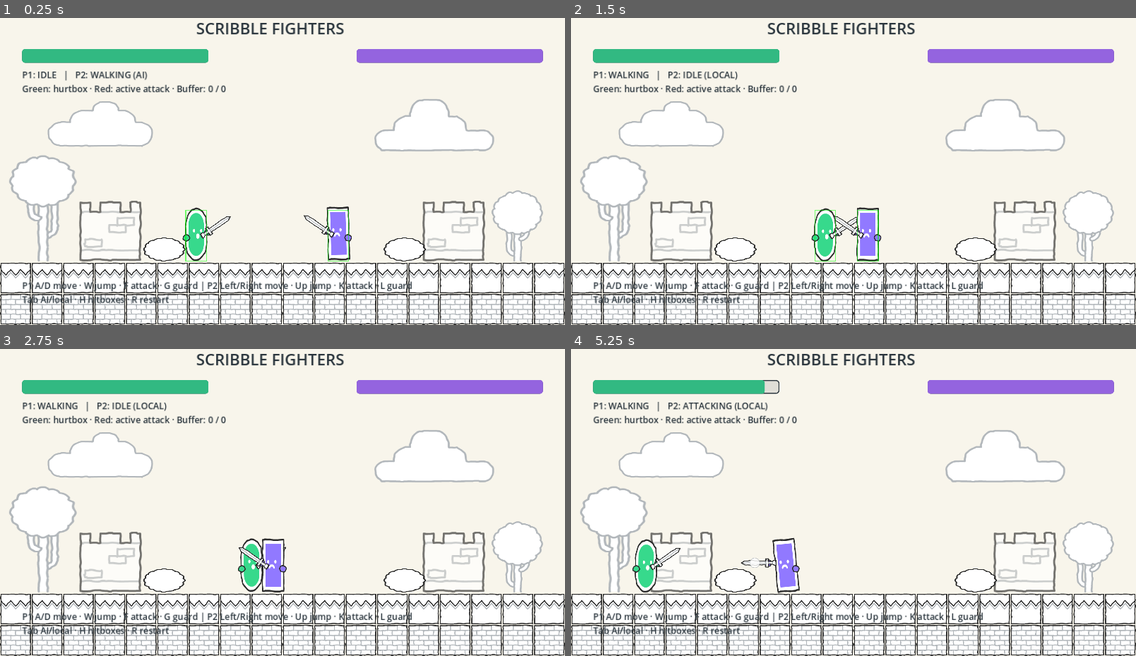
Above: before the commit, frames 1-4 (two rows, left to right).
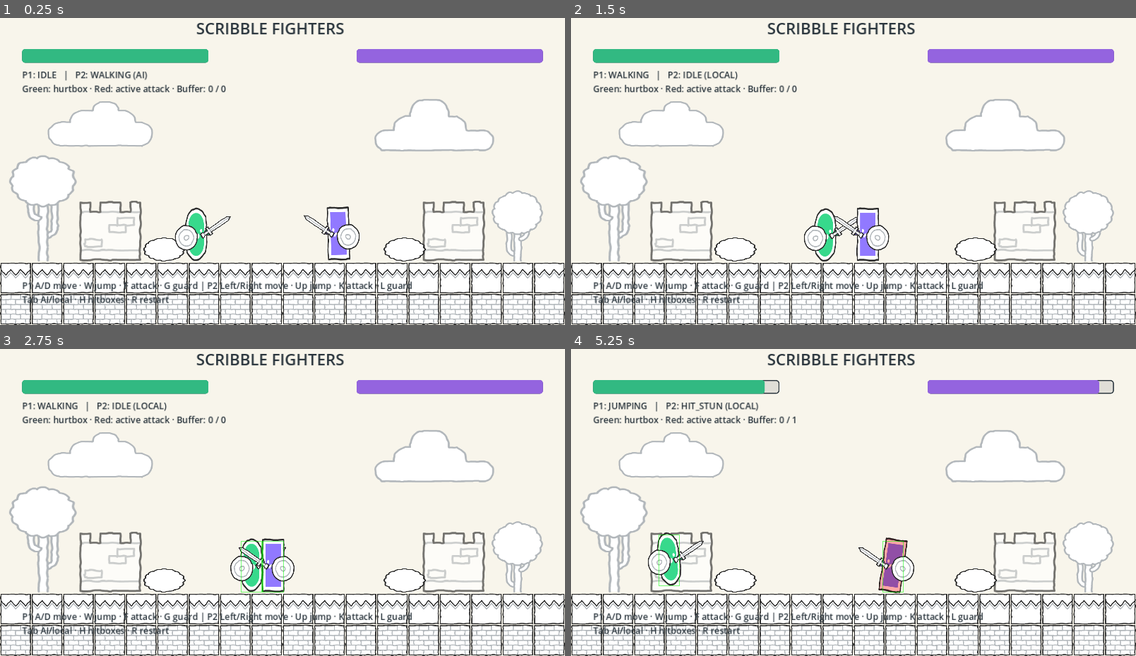
Above: after the commit, the same moments.

Repository: fiveft55/BIX322-FigntinGame
Game: Godot game, scene res://scenes/arena.tscn
The game is run twice, just before and just after one commit, with the same random seed, the same clock (stepped at 60 frames per second) and the same inputs.
Inputs:
- Up to frame 1 (0.25 s): no input
- Up to frame 2 (1.5 s): hold D (p1_right) 0.53-1.28 s; tap Tab (ai) at 0.6 s; tap W (p1_jump) at 0.77 s; tap H (boxes) at 0.8, 1.35 s; hold A (p1_left) from 1.28 s (still down)
- Up to frame 3 (2.75 s): tap W (p1_jump) at 1.52 s; tap Tab (ai) at 1.55, 2.1 s; release A (p1_left) at 2.03 s; hold D (p1_right) from 2.03 s (still down); tap H (boxes) at 2.3 s
- Up to frame 4 (5.25 s): tap H (boxes) at 2.85, 3.8 s; tap W (p1_jump) at 3.02, 3.77, 4.52 s; tap Tab (ai) at 3.05, 4.55 s; release D (p1_right) at 3.53 s; hold A (p1_left) from 3.53 s (still down); tap F (p1_attack) at 3.6 s; tap G (p1_block) at 4.35 s; tap K (p2_attack) at 5.1 s

The runs differ from the first frame. In frame 1, 0.5% of the frame differs, in the area x 30-64%, y 62-80%; in frame 2, 0.5%; in frame 3, 0.5%; in frame 4, 2.9%, in the area x 6-97%, y 10-80%.

Commit message:
Improve knockback and stun with animated free-hand shields

Diff:
--- a/scenes/fighter_green.tscn
+++ b/scenes/fighter_green.tscn
@@ -33,10 +33,9 @@
 scale = Vector2(0.5, 0.5)
 texture = ExtResource("hand")
 
-[node name="Shield" type="Sprite2D" parent="Visuals/Rig"]
-visible = false
-position = Vector2(28, -64)
-scale = Vector2(0.5, 0.5625)
+[node name="Shield" type="Sprite2D" parent="Visuals/Rig/RearHand"]
+position = Vector2(0, 0)
+scale = Vector2(1, 1.125)
 texture = ExtResource("shield")
 
 [node name="PunchEffect" type="Sprite2D" parent="Visuals/Rig"]
--- a/scenes/fighter_purple.tscn
+++ b/scenes/fighter_purple.tscn
@@ -33,10 +33,9 @@
 scale = Vector2(0.5, 0.5)
 texture = ExtResource("hand")
 
-[node name="Shield" type="Sprite2D" parent="Visuals/Rig"]
-visible = false
-position = Vector2(28, -64)
-scale = Vector2(0.5, 0.5625)
+[node name="Shield" type="Sprite2D" parent="Visuals/Rig/RearHand"]
+position = Vector2(0, 0)
+scale = Vector2(1, 1.125)
 texture = ExtResource("shield")
 
 [node name="PunchEffect" type="Sprite2D" parent="Visuals/Rig"]
--- a/scripts/fighter.gd
+++ b/scripts/fighter.gd
@@ -13,9 +13,11 @@
 var facing := 1
 var combo := 0
 var stun_remaining := 0
+var guard_hit := false # Distinguishes guard recoil from an unblocked hit.
 ## Per-character tuning is available in the scene Inspector.
 @export_range(0, 500, 1) var hit_push_distance: float = GameSettings.HIT_PUSH
 @export_range(0, 1000, 1) var hit_jump_speed: float = GameSettings.HIT_JUMP_SPEED
+@export_range(0, 3, 0.05) var hit_stun_seconds: float = GameSettings.HIT_STUN_SECONDS
 var knockback_remaining := 0.0
 var knockback_speed := 0.0
 @export_range(1, 2) var player_index := 1
@@ -24,7 +26,7 @@
 var hurtbox: Area2D
 var hitbox: Area2D
 var victims: Array[int] = []
-var debug_boxes := true
+var debug_boxes := false # H toggles diagnostic collision overlays when needed.
 var enabled := true
 @export var use_ai := false
 var ai_timer := 0.0
@@ -55,6 +57,7 @@
 		remove_hitbox()
 	state = next
 	state_frame = 0
+	guard_hit = false
 
 func start_attack(next_combo: int = 0) -> void:
 	change_state(State.ATTACKING)
@@ -104,7 +107,7 @@
 	velocity.x = 0.0
 	match state:
 		State.HIT_STUN:
-			# Spread the configured distance over stun instead of teleporting.
+			# Travel finishes quickly; the remaining stun locks out player actions.
 			var step := minf(absf(knockback_remaining), knockback_speed * delta)
 			velocity.x = signf(knockback_remaining) * step / delta
 			knockback_remaining -= velocity.x * delta
@@ -194,7 +197,10 @@
 	var guarded := state == State.BLOCKING and front
 	health = maxi(0, health - (GameSettings.BLOCK_DAMAGE if guarded else int(attack.damage)))
 	change_state(State.HIT_STUN)
+	guard_hit = guarded
 	stun_remaining = GameSettings.BLOCK_STUN_FRAMES if guarded else int(attack.stun)
+	if not guarded:
+		stun_remaining = maxi(stun_remaining, ceili(hit_stun_seconds * 60.0))
 	buffer.clear()
 	var away := signf(position.x - attacker.position.x)
 	if away == 0:
@@ -209,8 +215,11 @@
 		)
 	else:
 		knockback_remaining = away * hit_push_distance
-		knockback_speed = hit_push_distance / (maxi(1, stun_remaining) / 60.0)
+		var travel_seconds := minf(GameSettings.KNOCKBACK_SECONDS, maxi(1, stun_remaining) / 60.0)
+		knockback_speed = hit_push_distance / travel_seconds
 		velocity.y = -hit_jump_speed
+	if is_instance_valid(visuals):
+		visuals.update_pose()
 
 func reset_fighter(x: float) -> void:
 	change_state(State.IDLE)
--- a/scripts/fighter_visual.gd
+++ b/scripts/fighter_visual.gd
@@ -5,7 +5,13 @@
 @onready var rig: Node2D = $Rig
 @onready var body: Sprite2D = $Rig/Body
 @onready var front_hand: Sprite2D = $Rig/FrontHand
-@onready var shield: Sprite2D = $Rig/Shield
+@onready var rear_hand: Sprite2D = $Rig/RearHand
+@onready var shield: Sprite2D = $Rig/RearHand/Shield
+## Tune the shield-hand guard pose in the Visuals Inspector.
+@export var guard_hand_offset := Vector2(48, -18)
+@export_range(1, 30, 1) var guard_raise_frames := 6
+@export var guard_recoil_offset := Vector2(-10, 4)
+var base_rear_rotation := 0.0
 @onready var effect: Sprite2D = $Rig/PunchEffect
 @onready var sword: Sprite2D = $Rig/FrontHand/SwordGrip/Sword
 var base_positions: Dictionary = {}
@@ -14,8 +20,9 @@
 var base_sword_rotation := 0.0
 
 func _ready() -> void:
-	for node in [body, front_hand, effect]:
+	for node in [body, front_hand, rear_hand, effect]:
 		base_positions[node] = node.position
+	base_rear_rotation = rear_hand.rotation
 	base_body_rotation = body.rotation
 	base_sword_rotation = sword_grip.rotation
 	update_pose()
@@ -52,9 +59,20 @@
 	rig.scale.x = fighter.facing
 	body.position = base_positions[body] + Vector2(0, bob)
 	body.rotation = base_body_rotation + tilt
-	body.modulate = Color(1, 0.65, 0.65) if fighter.state == Fighter.State.HIT_STUN else Color.WHITE
+	body.modulate = Color(1, 0.65, 0.65) if fighter.state == Fighter.State.HIT_STUN and not fighter.guard_hit else Color.WHITE
 	front_hand.position = base_positions[front_hand] + Vector2(extension, bob)
 	sword_grip.rotation = base_sword_rotation + swing
 	effect.position = base_positions[effect] + Vector2(Fighter.ATTACKS[fighter.combo].reach - 24, 0)
 	effect.visible = active
-	shield.visible = fighter.state == Fighter.State.BLOCKING
+	# Shield is a child of the free hand, so it follows every hand transform.
+	var guard_amount := 0.0
+	var recoil := 0.0
+	if fighter.state == Fighter.State.BLOCKING:
+		guard_amount = clampf(float(fighter.state_frame) / guard_raise_frames, 0, 1)
+	elif fighter.state == Fighter.State.HIT_STUN and fighter.guard_hit:
+		guard_amount = 1.0
+		recoil = maxf(0, 1 - float(fighter.state_frame) / GameSettings.BLOCK_STUN_FRAMES)
+	rear_hand.position = base_positions[rear_hand] + Vector2(0, bob)
+	rear_hand.position += guard_hand_offset * guard_amount + guard_recoil_offset * recoil
+	rear_hand.rotation = base_rear_rotation - 0.15 * guard_amount + 0.2 * recoil
+	shield.visible = true
--- a/scripts/game_settings.gd
+++ b/scripts/game_settings.gd
@@ -22,7 +22,9 @@
 const COMBO_CANCEL_FRAMES := 6
 const BLOCK_DAMAGE := 1
 const BLOCK_STUN_FRAMES := 8
-const HIT_PUSH := 90.0 # Default travel distance on an unblocked hit, pixels.
+const HIT_PUSH := 180.0 # Default travel distance on an unblocked hit, pixels.
+const HIT_STUN_SECONDS := 1.0 # Minimum unblocked stun; attacks can specify longer.
+const KNOCKBACK_SECONDS := 0.3 # Travel completes before the stun wears off.
 const HIT_JUMP_SPEED := 260.0 # Default upward hit launch, pixels per second.
 const BLOCK_PUSH := 8.0
 const AI_APPROACH_DISTANCE := 105.0
--- a/tests/assets_test.gd
+++ b/tests/assets_test.gd
@@ -28,6 +28,30 @@
 				push_error("Fighter texture failed to load")
 				quit(1)
 				return
+		fighter.change_state(Fighter.State.BLOCKING)
+		fighter.state_frame = visual.guard_raise_frames
+		visual.update_pose()
+		var raised_position := visual.rear_hand.position
+		if visual.shield.get_parent() != visual.rear_hand or not visual.shield.visible:
+			push_error("Shield must stay attached to the free hand")
+			quit(1)
+			return
+		if raised_position != visual.base_positions[visual.rear_hand] + visual.guard_hand_offset:
+			push_error("Guard did not raise the shield hand")
+			quit(1)
+			return
+		fighter.facing = 1 if fighter.opponent.position.x > fighter.position.x else -1
+		fighter.receive_hit(Fighter.ATTACKS[0], fighter.opponent)
+		if not fighter.guard_hit or visual.rear_hand.position != raised_position + visual.guard_recoil_offset:
+			push_error("Blocked attack did not recoil the raised shield hand")
+			quit(1)
+			return
+		fighter.change_state(Fighter.State.IDLE)
+		visual.update_pose()
+		if visual.rear_hand.position != visual.base_positions[visual.rear_hand] or fighter.guard_hit:
+			push_error("Idle did not restore shield hand and clear guard reaction")
+			quit(1)
+			return
 	for sprite in arena.get_node("Scenery").find_children("*", "Sprite2D", true, false):
 		if sprite.texture == null:
 			push_error("Scenery texture failed to load")
--- a/tests/knockback_test.gd
+++ b/tests/knockback_test.gd
@@ -51,5 +51,25 @@
 	check(target.position.x == GameSettings.RIGHT_BOUND, "Arena wall limits knockback")
 	target.reset_fighter(500)
 	check(target.velocity == Vector2.ZERO and target.knockback_remaining == 0, "Reset clears knockback momentum")
+	target.hit_push_distance = GameSettings.HIT_PUSH
+	target.receive_hit(GameSettings.ATTACKS[0], attacker)
+	check(target.stun_remaining == 60, "Default stun lasts one second at 60 Hz")
+	Input.action_press("p1_left")
+	target.buffer.push(&"attack")
+	target.buffer.push(&"jump")
+	for frame in range(18):
+		target.tick(1.0 / 60)
+	check(is_equal_approx(target.position.x, 680), "Stronger default knockback travels 180 pixels")
+	for frame in range(41):
+		target.tick(1.0 / 60)
+	check(target.state == Fighter.State.HIT_STUN and target.stun_remaining == 1, "Movement, attack, and jump cannot interrupt one-second stun")
+	check(is_equal_approx(target.position.x, 680), "Knockback stops while stun remains")
+	target.tick(1.0 / 60)
+	check(target.state == Fighter.State.IDLE, "Stun ends after the sixtieth tick")
+	Input.action_release("p1_left")
+	target.reset_fighter(500)
+	target.hit_stun_seconds = 0.5
+	target.receive_hit(GameSettings.ATTACKS[0], attacker)
+	check(target.stun_remaining == 30, "Inspector stun duration is editable")
 	print("Knockback checks: ", "PASS" if failures == 0 else "FAIL", " (", failures, " failures)")
 	quit(0 if failures == 0 else 1)
Not shown, changed: CODE_GUIDE.md
Not shown, changed: README.md
Not shown, changed: SCENE_GUIDE.md
